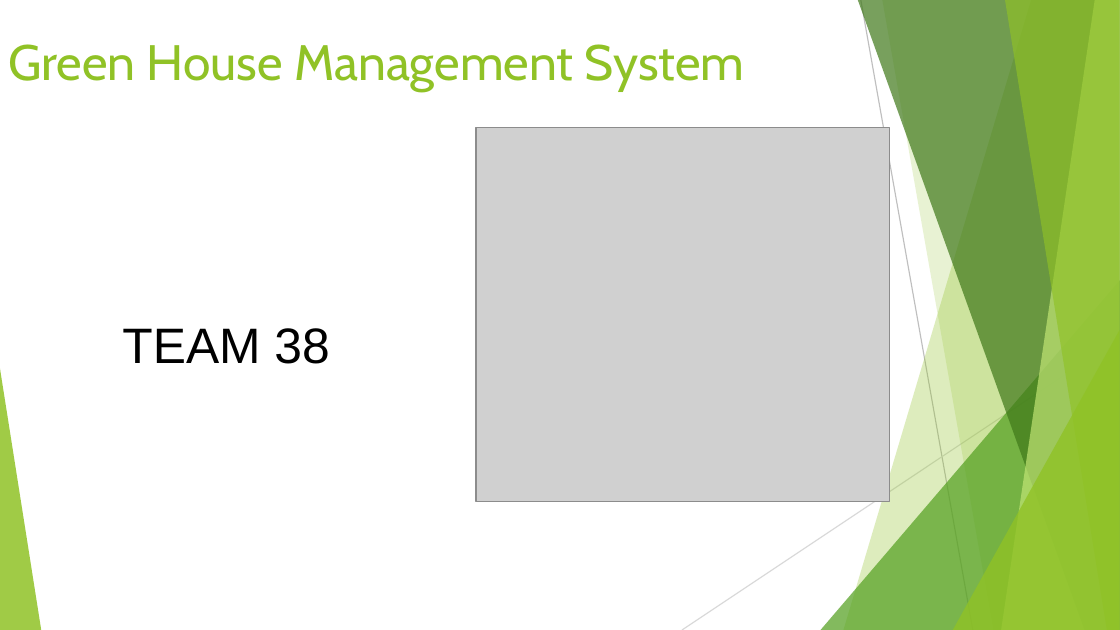
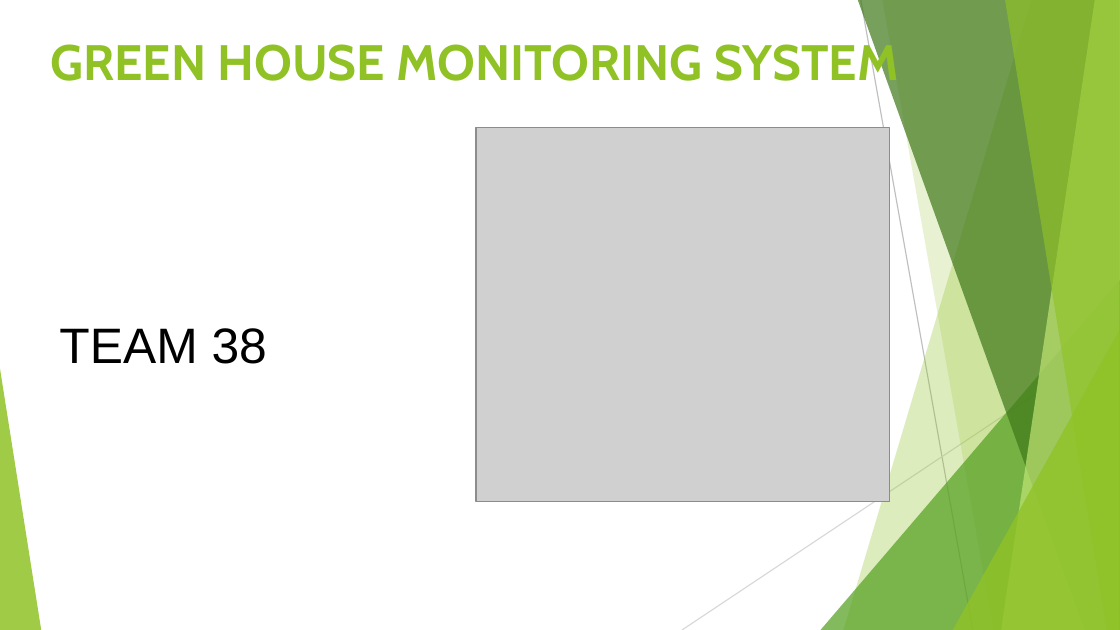
Before and after one commit to AthulRajuGit/2021_IBM_Code_Challenge_Greeenhouse_Monitoring_System, a slide deck: slide 1 of PRESENTATION/IBM PPT (1).pptx. Drawn at 1120x630 pixels with LibreOffice and Linux fonts; fonts in the diff are those of the drawing; grey boxes stand for pictures. Boxes give left, top, right and bottom in pixels: in the first picture for what was removed or moved away, otherwise in the second. Text is boxed around its words. In the diff, an @@ line names an element or a change of style, - is before the commit and + after.

```diff
--- a/PRESENTATION/IBM PPT (1).pptx
+++ b/PRESENTATION/IBM PPT (1).pptx
@@ title at bbox=[50, 39, 899, 91]: text changed; bold on @@
-Green House Management System
+GREEN HOUSE MONITORING SYSTEM
@@ text "TEAM 38": place and size @@
-text "TEAM 38" at bbox=[122, 328, 329, 364]
+text "TEAM 38" at bbox=[59, 328, 267, 364]
```
